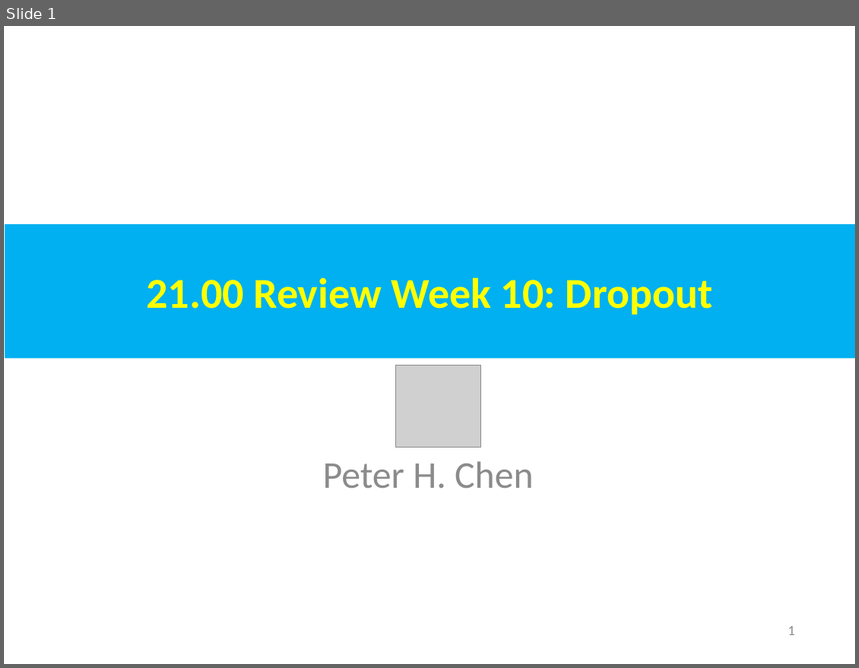
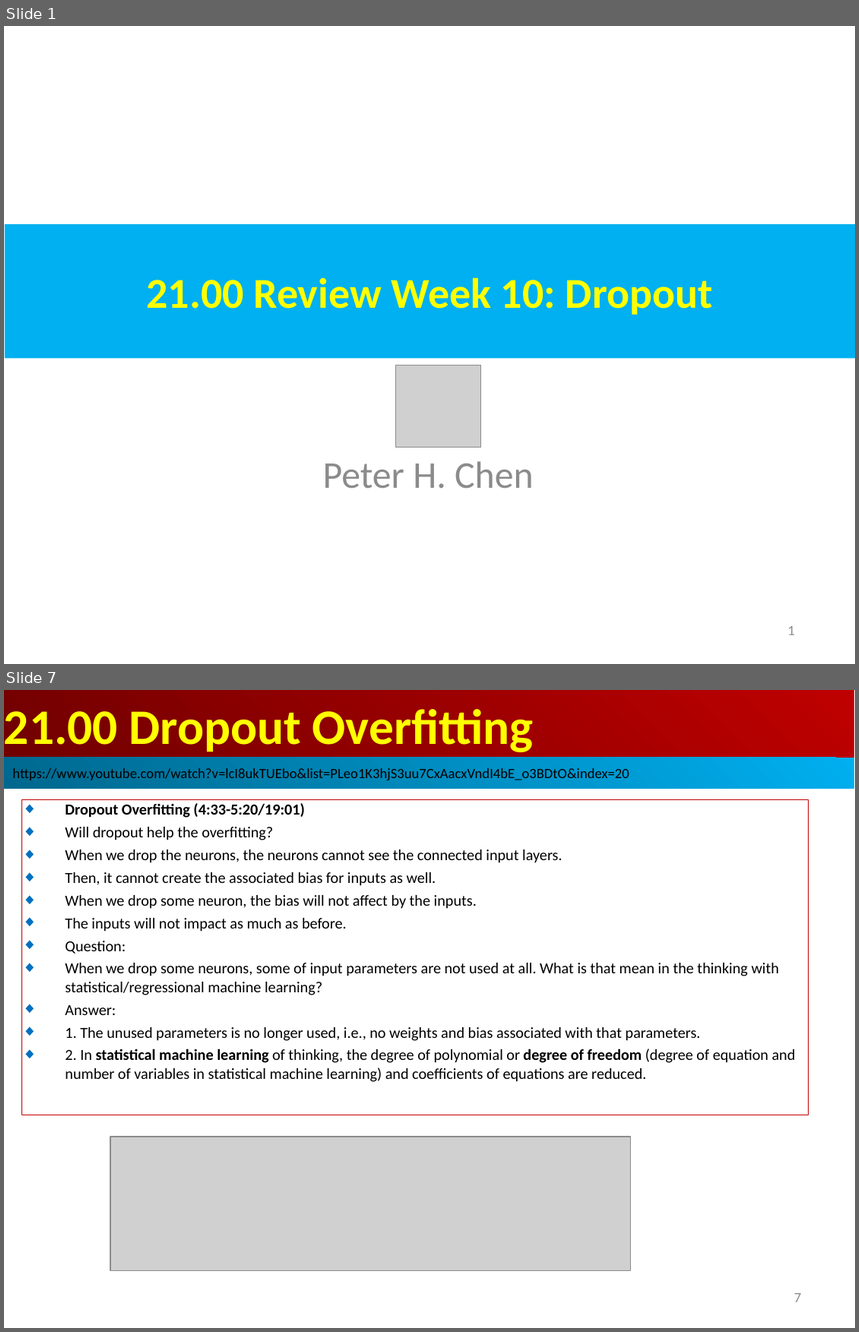
Before and after one commit to peterhchen/AIU_CS512_DL, a slide deck: 000_Lecture_Project/week11/001_Video/21.00_w10_review_Dropout.ppt. Shown one above the other, each under a label of ours: slide 1 before the commit, slides 1 and 7 after it; the slides between them are not shown. The pictures are 859x668 and 859x1332 pixels, drawn with LibreOffice and Linux fonts; fonts in the diff are those of the drawing; grey boxes stand for pictures. Boxes give left, top, right and bottom in pixels: in the first picture for what was removed or moved away, otherwise in the second. Text is boxed around its words. In the diff, an @@ line names an element or a change of style, - is before the commit and + after.

```diff
--- a/000_Lecture_Project/week11/001_Video/21.00_w10_review_Dropout.ppt
+++ b/000_Lecture_Project/week11/001_Video/21.00_w10_review_Dropout.ppt
@@ slide 7 added at bbox=[4, 690, 855, 1328], background #FFFFFF @@
@@ rectangle added at bbox=[4, 690, 854, 759], fill gradient #BF0000 to #710000, 42 pt, text #FFFF00, bold @@
+21.00 Dropout Overfitting
@@ rectangle added at bbox=[4, 757, 854, 788], fill gradient #00AFEF to #00688E, 12 pt, text #000000 @@
+https://www.youtube.com/watch?v=lcI8ukTUEbo&list=PLeo1K3hjS3uu7CxAacxVndI4bE_o3BDtO&index=20
@@ rectangle added at bbox=[22, 799, 808, 1116], outline #C00000 0.74 pt, 13 pt, text #000000 @@
+◆ Dropout Overfitting (4:33-5:20/19:01)
+◆ Will dropout help the overfitting?
+◆ When we drop the neurons, the neurons cannot see the connected input layers.
+◆ Then, it cannot create the associated bias for inputs as well.
+◆ When we drop some neuron, the bias will not affect by the inputs.
+◆ The inputs will not impact as much as before.
+◆ Question:
+◆ When we drop some neurons, some of input parameters are not used at all. What is that mean in the thinking with statistical/regressional machine learning?
+◆ Answer:
+◆ 1. The unused parameters is no longer used, i.e., no weights and bias associated with that parameters.
+◆ 2. In statistical machine learning of thinking, the degree of polynomial or degree of freedom (degree of equation and number of variables in statistical machine learning) and coefficients of equations are reduced.
@@ picture added at bbox=[110, 1137, 630, 1271] @@
@@ page number added at bbox=[794, 1293, 801, 1303], 12 pt, text #8B8B8B @@
+7
```
Also in this commit, not shown: 7 slides changed, 9 other slides added.
